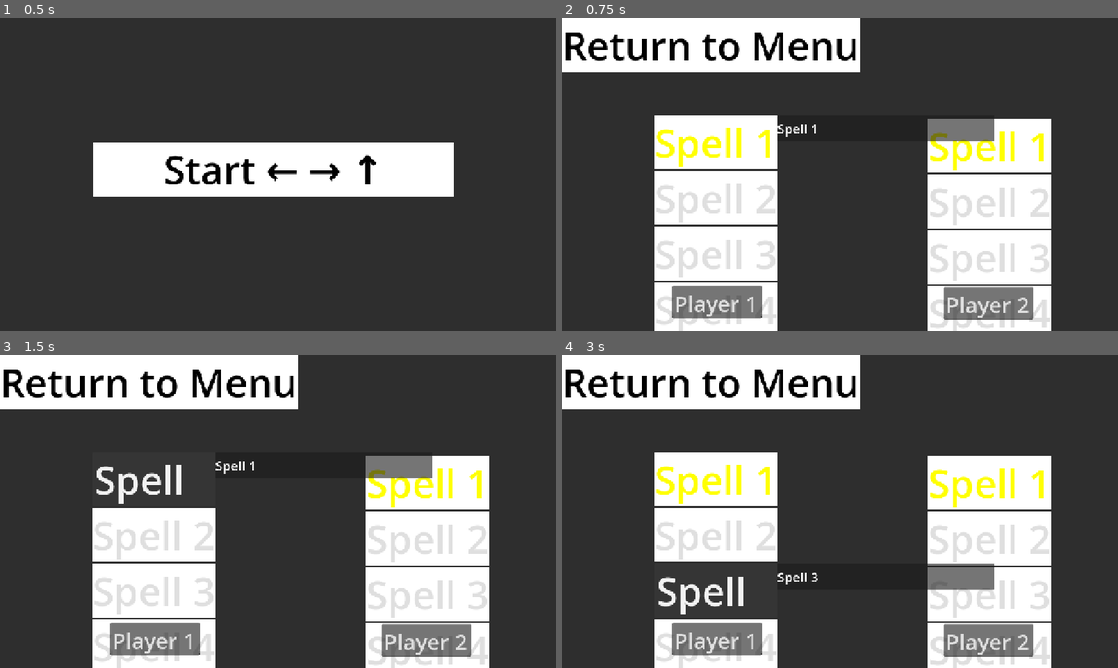
Above: before the commit, frames 1-4 (two rows, left to right).
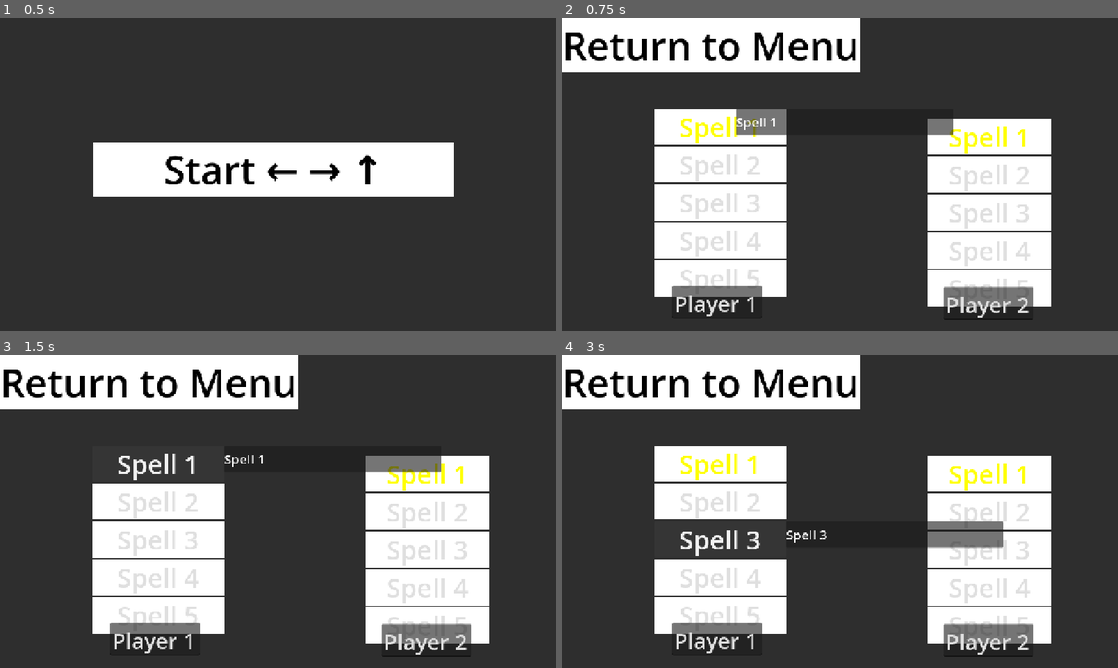
Above: after the commit, the same moments.

Repository: Luciferui/tldr
Game: Godot game, scene res://main_menu.tscn
Same seed, same stepped clock (60 frames per second), same inputs: the game is played once before the commit and once after it.
Inputs:
- Up to frame 1 (0.5 s): no input
- Up to frame 2 (0.75 s): click "Start ← → ↑" at 0.5 s
- Up to frame 3 (1.5 s): click "Spell 1" at 1.25 s
- Up to frame 4 (3 s): click "Spell 2" at 2 s; click "Spell 3" at 2.75 s

Frame 1 is identical in both runs. In frame 2, 13% of the frame differs, in the area x 16-88%, y 29-100%; in frame 3, 13%; in frame 4, 18%.

Commit message:
redimensionnement des boutons du menu de spells pour que tout s'affiche

Diff:
--- a/spell_select_menu.gd
+++ b/spell_select_menu.gd
@@ -9,7 +9,7 @@
 var p1_index := 0
 var p2_index := 0
 
-var p1_selected := {}  # ex: {0: true, 2: true}
+var p1_selected := {}
 var p2_selected := {}
 
 const REQUIRED_SPELLS := 3
@@ -68,7 +68,7 @@
 	elif dict.size() < REQUIRED_SPELLS:
 		dict[index] = true
 
-	# petit feedback visuel de sélection (coché)
+	#feedback de selection
 	buttons[index].add_theme_color_override(
 		"font_color",
 		Color.GREEN if dict.has(index) else Color.WHITE
@@ -82,7 +82,7 @@
 
 func _show_info(button: Button) -> void:
 	spell_info_panel.visible = true
-	spell_info_label.text = button.text  # remplace par tes vraies infos du spell
+	spell_info_label.text = button.text  # remplacer par les infos du spell
 	spell_info_panel.global_position = button.global_position + Vector2(button.size.x, 0)
 
 func _hide_info() -> void:
--- a/spell_select_menu.tscn
+++ b/spell_select_menu.tscn
@@ -23,7 +23,9 @@
 offset_bottom = 727.0
 
 [node name="MainMenuButton" type="Button" parent="." unique_id=1311359581]
-layout_mode = 0
+layout_mode = 1
+anchors_preset = -1
+anchor_right = 0.15234375
 offset_right = 490.0
 offset_bottom = 124.0
 theme_override_colors/font_color = Color(0, 0, 0, 1)
@@ -35,14 +37,14 @@
 [node name="VBoxContainer" type="VBoxContainer" parent="." unique_id=497915246]
 layout_mode = 0
 offset_left = 213.0
-offset_top = 224.0
-offset_right = 496.0
-offset_bottom = 612.0
+offset_top = 209.0
+offset_right = 516.0
+offset_bottom = 845.0
 
 [node name="Spell1" type="Button" parent="VBoxContainer" unique_id=723704336]
 layout_mode = 2
 theme_override_colors/font_color = Color(0, 0, 0, 1)
-theme_override_font_sizes/font_size = 90
+theme_override_font_sizes/font_size = 60
 theme_override_styles/normal = SubResource("StyleBoxFlat_6hf7k")
 text = "Spell 1"
 metadata/_edit_use_anchors_ = true
@@ -50,7 +52,7 @@
 [node name="Spell2" type="Button" parent="VBoxContainer" unique_id=361601372]
 layout_mode = 2
 theme_override_colors/font_color = Color(0, 0, 0, 1)
-theme_override_font_sizes/font_size = 90
+theme_override_font_sizes/font_size = 60
 theme_override_styles/normal = SubResource("StyleBoxFlat_6hf7k")
 text = "Spell 2"
 metadata/_edit_use_anchors_ = true
@@ -58,7 +60,7 @@
 [node name="Spell3" type="Button" parent="VBoxContainer" unique_id=1363101694]
 layout_mode = 2
 theme_override_colors/font_color = Color(0, 0, 0, 1)
-theme_override_font_sizes/font_size = 90
+theme_override_font_sizes/font_size = 60
 theme_override_styles/normal = SubResource("StyleBoxFlat_6hf7k")
 text = "Spell 3"
 metadata/_edit_use_anchors_ = true
@@ -66,14 +68,14 @@
 [node name="Spell4" type="Button" parent="VBoxContainer" unique_id=571699647]
 layout_mode = 2
 theme_override_colors/font_color = Color(0, 0, 0, 1)
-theme_override_font_sizes/font_size = 90
+theme_override_font_sizes/font_size = 60
 theme_override_styles/normal = SubResource("StyleBoxFlat_6hf7k")
 text = "Spell 4"
 
 [node name="Spell5" type="Button" parent="VBoxContainer" unique_id=586600152]
 layout_mode = 2
 theme_override_colors/font_color = Color(0, 0, 0, 1)
-theme_override_font_sizes/font_size = 90
+theme_override_font_sizes/font_size = 60
 theme_override_styles/normal = SubResource("StyleBoxFlat_6hf7k")
 text = "Spell 5"
 
@@ -87,7 +89,7 @@
 [node name="Spell1" type="Button" parent="VBoxContainer2" unique_id=449267814]
 layout_mode = 2
 theme_override_colors/font_color = Color(0, 0, 0, 1)
-theme_override_font_sizes/font_size = 90
+theme_override_font_sizes/font_size = 60
 theme_override_styles/normal = SubResource("StyleBoxFlat_6hf7k")
 text = "Spell 1"
 metadata/_edit_use_anchors_ = true
@@ -95,7 +97,7 @@
 [node name="Spell2" type="Button" parent="VBoxContainer2" unique_id=365627421]
 layout_mode = 2
 theme_override_colors/font_color = Color(0, 0, 0, 1)
-theme_override_font_sizes/font_size = 90
+theme_override_font_sizes/font_size = 60
 theme_override_styles/normal = SubResource("StyleBoxFlat_6hf7k")
 text = "Spell 2"
 metadata/_edit_use_anchors_ = true
@@ -103,7 +105,7 @@
 [node name="Spell3" type="Button" parent="VBoxContainer2" unique_id=1565935004]
 layout_mode = 2
 theme_override_colors/font_color = Color(0, 0, 0, 1)
-theme_override_font_sizes/font_size = 90
+theme_override_font_sizes/font_size = 60
 theme_override_styles/normal = SubResource("StyleBoxFlat_6hf7k")
 text = "Spell 3"
 metadata/_edit_use_anchors_ = true
@@ -111,14 +113,14 @@
 [node name="Spell4" type="Button" parent="VBoxContainer2" unique_id=500913571]
 layout_mode = 2
 theme_override_colors/font_color = Color(0, 0, 0, 1)
-theme_override_font_sizes/font_size = 90
+theme_override_font_sizes/font_size = 60
 theme_override_styles/normal = SubResource("StyleBoxFlat_6hf7k")
 text = "Spell 4"
 
 [node name="Spell5" type="Button" parent="VBoxContainer2" unique_id=960046777]
 layout_mode = 2
 theme_override_colors/font_color = Color(0, 0, 0, 1)
-theme_override_font_sizes/font_size = 90
+theme_override_font_sizes/font_size = 60
 theme_override_styles/normal = SubResource("StyleBoxFlat_6hf7k")
 text = "Spell 5"
 
